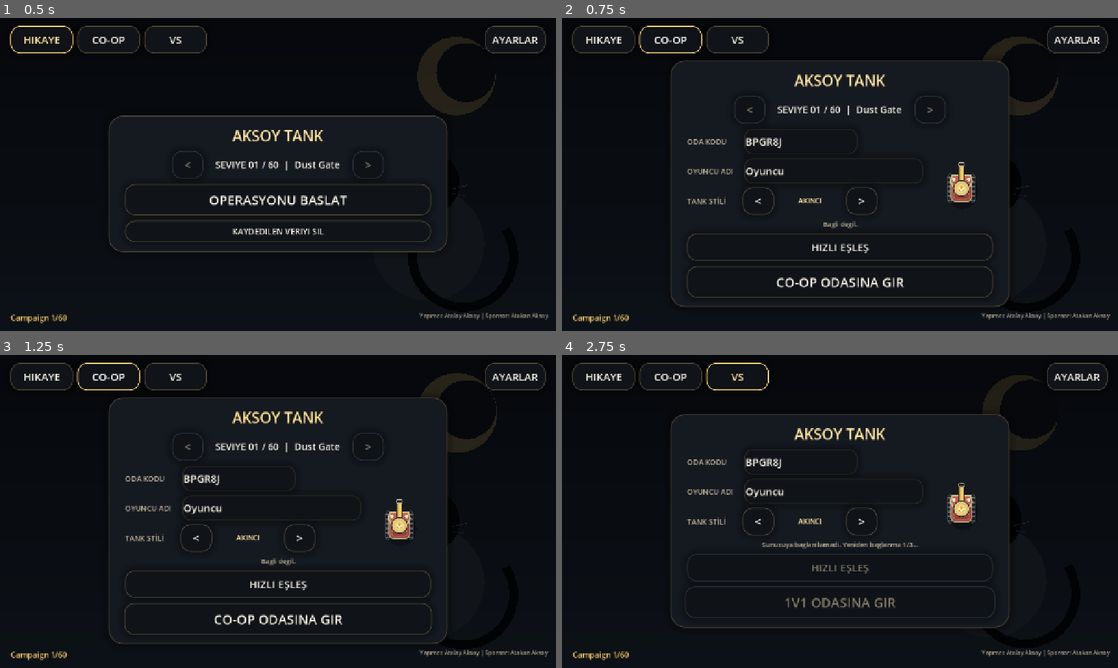
Above: before the commit, frames 1-4 (two rows, left to right).
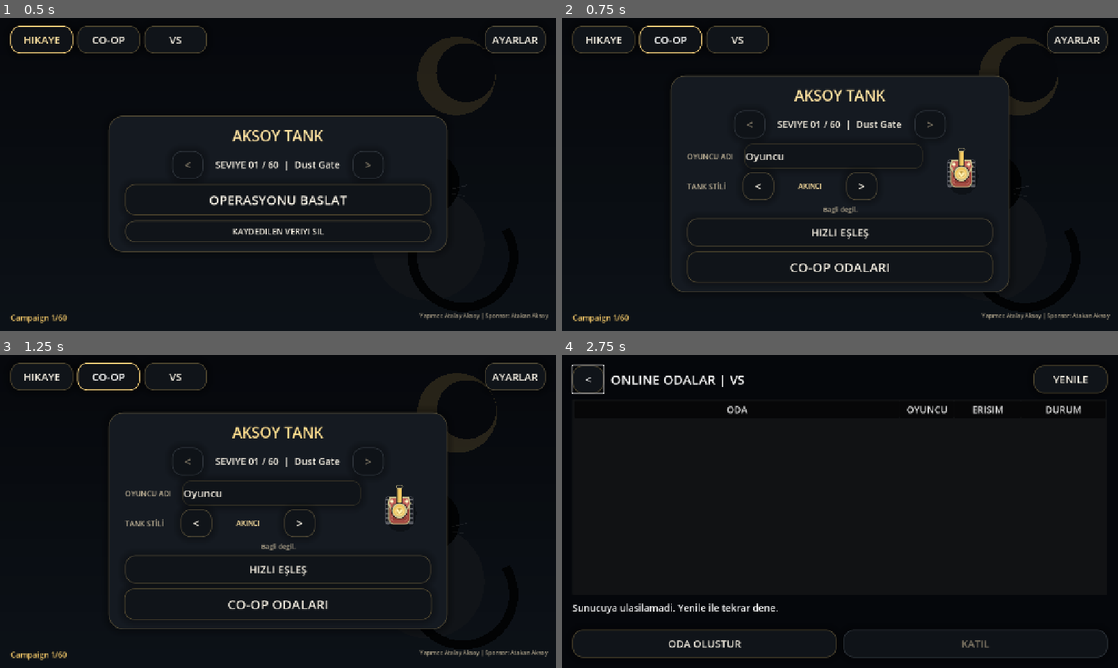
Above: after the commit, the same moments.

Repository: ShaNuva66/Aksoy-Tank
Game: Godot game, scene res://src/scenes/main_menu.tscn
The game is run twice, just before and just after one commit, with the same random seed, the same clock (stepped at 60 frames per second) and the same inputs.
Inputs:
- Up to frame 1 (0.5 s): no input
- Up to frame 2 (0.75 s): click "CO-OP" at 0.5 s
- Up to frame 3 (1.25 s): no input
- Up to frame 4 (2.75 s): click "VS" at 1.25 s; click "1V1 ODASINA GIR" (after the commit: "VS ODALARI") at 2 s

Frame 1 is identical in both runs. In frame 2, 6.1% of the frame differs, in the area x 19-81%, y 13-93%; in frame 3, 6.1%; in frame 4, 7.8%, in the area x 1-99%, y 2-98%.

Commit message:
Release 2.0.6: online room browser and password-protected lobbies

Diff:
--- a/project.godot
+++ b/project.godot
@@ -11,7 +11,7 @@
 [application]
 
 config/name="Aksoy Tank"
-config/version="2.0.5"
+config/version="2.0.6"
 run/main_scene="res://src/scenes/main_menu.tscn"
 config/features=PackedStringArray("4.6")
 config/icon="res://assets/ui/icon.png"
--- a/src/scripts/main_menu.gd
+++ b/src/scripts/main_menu.gd
@@ -53,6 +53,7 @@
 var _settings_close_button: Button
 var _quick_match_button: Button
 var _mode_buttons: Dictionary = {}
+var _room_browser: Control
 
 
 func _ready() -> void:
@@ -60,6 +61,7 @@
 	_install_quick_match_button()
 	_apply_black_cat_theme()
 	_install_mobile_navigation()
+	room_code_edit.get_parent().hide()
 	mode_row.visible = GameSession.is_online_available()
 	server_row.visible = false
 	server_url_edit.editable = false
@@ -454,6 +456,8 @@
 
 
 func _unhandled_input(event: InputEvent) -> void:
+	if is_instance_valid(_room_browser):
+		return
 	if event is InputEventKey and event.pressed and not event.echo:
 		if _settings_overlay.visible:
 			if event.keycode == KEY_ESCAPE:
@@ -483,6 +487,8 @@
 
 
 func _on_start_button_pressed() -> void:
+	if is_instance_valid(_room_browser):
+		return
 	if start_button.disabled:
 		return
 	if GameSession.is_online_mode():
@@ -490,12 +496,8 @@
 			online_status_label.text = "Oyuncu adı en az 3 karakter olmalı."
 			player_name_edit.grab_focus()
 			return
-		if GameSession.get_room_code().length() < 4:
-			online_status_label.text = "Oda kodu en az 4 karakter olmali."
-			return
-		start_button.disabled = true
-		online_status_label.text = "Sunucuya baglaniliyor..."
-		NetSession.connect_to_room(GameSession.get_server_url(), GameSession.get_room_code(), GameSession.get_session_mode())
+		_room_browser = preload("res://src/scripts/room_browser.gd").new()
+		add_child(_room_browser)
 		return
 
 	get_tree().change_scene_to_file("res://src/scenes/prototype_arena.tscn")
@@ -618,9 +620,9 @@
 	previous_mode_button.disabled = not GameSession.is_online_available() or GameSession.get_session_mode() == "solo"
 	next_mode_button.disabled = not GameSession.is_online_available() or GameSession.get_session_mode() == "online_vs"
 	if GameSession.is_online_vs():
-		start_button.text = "1V1 ODASINA GIR"
+		start_button.text = "VS ODALARI"
 	elif GameSession.is_online_coop():
-		start_button.text = "CO-OP ODASINA GIR"
+		start_button.text = "CO-OP ODALARI"
 	else:
 		start_button.text = "OPERASYONU BASLAT"
 	var busy := GameSession.is_online_mode() and NetSession.get_status() in [NetSession.STATUS_CONNECTING, NetSession.STATUS_JOINING, NetSession.STATUS_RECONNECTING]
--- a/src/scripts/net_session.gd
+++ b/src/scripts/net_session.gd
@@ -55,6 +55,7 @@
 var _joined_once := false
 var _matchmaking := false
 var _joined_via_matchmaking := false
+var _room_request: Dictionary = {}
 
 
 func _ready() -> void:
@@ -92,6 +93,7 @@
 			}
 			if not _matchmaking:
 				join_payload["room_code"] = _pending_room_code
+			join_payload.merge(_room_request, true)
 			_send_json(join_payload)
 			if _socket == null:
 				return
@@ -150,6 +152,11 @@
 	_open_socket_connection(false)
 
 
+func connect_browser_room(server_url: String, mode: String, code: String, password: String, room_name: String = "") -> void:
+	connect_to_room(server_url, code, mode)
+	_room_request = {"type": "create_room" if code.is_empty() else "join_room", "password": password, "room_name": room_name}
+
+
 func _open_socket_connection(reconnecting: bool) -> void:
 	_socket = WebSocketPeer.new()
 	_socket.inbound_buffer_size = 262144
@@ -316,6 +323,9 @@
 		_flush_snapshot_notification()
 	match String(message.get("type", "")):
 		"room_joined":
+			if not _room_request.is_empty():
+				_room_request["type"] = "join_room"
+				_room_request["resume_token"] = String(message.get("resume_token", ""))
 			_joined_via_matchmaking = _joined_via_matchmaking or _matchmaking
 			_role = String(message.get("role", "guest"))
 			_local_slot = int(message.get("slot", 1))
@@ -433,6 +443,7 @@
 
 
 func _reset_connection_state() -> void:
+	_room_request.clear()
 	vs_series.clear()
 	_snapshot_notification_pending = false
 	_pending_room_code = ""
--- /dev/null
+++ b/src/scripts/room_browser.gd
@@ -0,0 +1,321 @@
+extends Control
+
+signal closed
+
+const ThemeKit := preload("res://src/scripts/black_cat_theme.gd")
+var rooms: Tree
+var status: Label
+var refresh_button: Button
+var join_button: Button
+var create_button: Button
+var request: HTTPRequest
+var dialog: ConfirmationDialog
+var room_name: LineEdit
+var password: LineEdit
+var password_toggle: CheckButton
+var form_status: Label
+var creating := false
+var selected_code := ""
+var _refresh_seconds := 0.0
+var _previous_quit_on_back := true
+
+
+func _ready() -> void:
+	_previous_quit_on_back = get_tree().quit_on_go_back
+	get_tree().quit_on_go_back = false
+	set_anchors_and_offsets_preset(Control.PRESET_FULL_RECT)
+	mouse_filter = Control.MOUSE_FILTER_STOP
+	var background := ColorRect.new()
+	background.color = ThemeKit.BACKGROUND
+	background.set_anchors_and_offsets_preset(Control.PRESET_FULL_RECT)
+	add_child(background)
+	var margin := MarginContainer.new()
+	add_child(margin)
+	margin.set_anchors_and_offsets_preset(Control.PRESET_FULL_RECT)
+	for edge in ["left", "right", "top", "bottom"]:
+		margin.add_theme_constant_override("margin_" + edge, 24)
+	var layout := VBoxContainer.new()
+	layout.add_theme_constant_override("separation", 14)
+	margin.add_child(layout)
+	var header := HBoxContainer.new()
+	header.add_theme_constant_override("separation", 16)
+	layout.add_child(header)
+	var back := make_button("<", Vector2(72, 64))
+	back.tooltip_text = "Ana menuye don"
+	header.add_child(back)
+	back.pressed.connect(_close)
+	var title := Label.new()
+	title.text = "ONLINE ODALAR | " + ("VS" if GameSession.is_online_vs() else "CO-OP")
+	title.add_theme_font_size_override("font_size", 30)
+	title.size_flags_horizontal = Control.SIZE_EXPAND_FILL
+	header.add_child(title)
+	refresh_button = make_button("YENILE")
+	header.add_child(refresh_button)
+	refresh_button.pressed.connect(refresh)
+	rooms = Tree.new()
+	rooms.columns = 4
+	rooms.column_titles_visible = true
+	rooms.hide_root = true
+	rooms.select_mode = Tree.SELECT_ROW
+	rooms.size_flags_vertical = Control.SIZE_EXPAND_FILL
+	rooms.add_theme_font_size_override("font_size", 24)
+	rooms.add_theme_font_size_override("title_button_font_size", 22)
+	rooms.add_theme_constant_override("v_separation", 18)
+	for index in range(4):
+		rooms.set_column_title(index, ["ODA", "OYUNCU", "ERISIM", "DURUM"][index])
+		rooms.set_column_expand(index, index == 0)
+		rooms.set_column_custom_minimum_width(index, [300, 125, 155, 195][index])
+	layout.add_child(rooms)
+	rooms.item_selected.connect(_update_join)
+	rooms.item_activated.connect(_join_selected)
+	status = Label.new()
+	status.add_theme_font_size_override("font_size", 22)
+	status.autowrap_mode = TextServer.AUTOWRAP_WORD_SMART
+	status.custom_minimum_size.y = 52
+	layout.add_child(status)
+	var actions := HBoxContainer.new()
+	actions.add_theme_constant_override("separation", 16)
+	layout.add_child(actions)
+	create_button = make_button("ODA OLUSTUR")
+	create_button.size_flags_horizontal = Control.SIZE_EXPAND_FILL
+	actions.add_child(create_button)
+	create_button.pressed.connect(_create)
+	join_button = make_button("KATIL")
+	join_button.size_flags_horizontal = Control.SIZE_EXPAND_FILL
+	join_button.disabled = true
+	actions.add_child(join_button)
+	join_button.pressed.connect(_join_selected)
+	request = HTTPRequest.new()
+	request.timeout = 8
+	request.body_size_limit = 131072
+	add_child(request)
+	request.request_completed.connect(_listed)
+	_build_dialog()
+	NetSession.status_changed.connect(_network_status)
+	refresh()
+	back.grab_focus()
+
+
+func make_button(text: String, minimum: Vector2 = Vector2(170, 64)) -> Button:
+	var button := Button.new()
+	button.text = text
+	button.custom_minimum_size = minimum
+	button.add_theme_font_size_override("font_size", 24)
+	ThemeKit.apply_button(button, ThemeKit.ACCENT, ThemeKit.SURFACE)
+	return button
+
+
+func _build_dialog() -> void:
+	dialog = ConfirmationDialog.new()
+	dialog.dialog_hide_on_ok = false
+	dialog.exclusive = true
+	var panel_style := ThemeKit.make_panel_style(ThemeKit.SURFACE_ALT, ThemeKit.ACCENT, 8)
+	panel_style.content_margin_left = 16
+	panel_style.content_margin_right = 16
+	panel_style.content_margin_top = 16
+	panel_style.content_margin_bottom = 16
+	dialog.add_theme_stylebox_override("panel", panel_style)
+	dialog.min_size = Vector2i(620, 370)
+	dialog.ok_button_text = "OLUSTUR"
+	dialog.cancel_button_text = "VAZGEC"
+	add_child(dialog)
+	var form := VBoxContainer.new()
+	form.add_theme_constant_override("separation", 12)
+	dialog.add_child(form)
+	room_name = LineEdit.new()
+	room_name.placeholder_text = "Oda adi"
+	room_name.max_length = 24
+	room_name.custom_minimum_size.y = 58
+	room_name.add_theme_font_size_override("font_size", 24)
+	ThemeKit.apply_line_edit(room_name)
+	form.add_child(room_name)
+	password_toggle = CheckButton.new()
+	password_toggle.text = "Sifreli oda"
+	password_toggle.custom_minimum_size.y = 58
+	password_toggle.add_theme_font_size_override("font_size", 24)
+	form.add_child(password_toggle)
+	password_toggle.toggled.connect(func(on: bool): password.visible = on)
+	password = LineEdit.new()
+	password.placeholder_text = "Oda sifresi"
+	password.secret = true
+	password.max_length = 64
+	password.custom_minimum_size.y = 58
+	password.add_theme_font_size_override("font_size", 24)
+	ThemeKit.apply_line_edit(password)
+	form.add_child(password)
+	password.text_submitted.connect(func(_value: String): _submit())
+	form_status = Label.new()
+	form_status.autowrap_mode = TextServer.AUTOWRAP_WORD_SMART
+	form_status.custom_minimum_size = Vector2(570, 56)
+	form_status.add_theme_font_size_override("font_size", 22)
+	form.add_child(form_status)
+	for button in [dialog.get_ok_button(), dialog.get_cancel_button()]:
+		button.custom_minimum_size = Vector2(220, 64)
+		button.add_theme_font_size_override("font_size", 24)
+		ThemeKit.apply_button(button)
+		var padded := ThemeKit.make_button_style(ThemeKit.SURFACE, ThemeKit.ACCENT, 8)
+		padded.content_margin_top = 16
+		padded.content_margin_bottom = 16
+		padded.content_margin_left = 36
+		padded.content_margin_right = 36
+		button.add_theme_stylebox_override("normal", padded)
+	dialog.confirmed.connect(_submit)
+	dialog.canceled.connect(_cancel_join)
+
+
+func _process(delta: float) -> void:
+	_refresh_seconds += delta
+	if _refresh_seconds >= 8 and not dialog.visible and not _busy():
+		refresh()
+
+
+func refresh() -> void:
+	_refresh_seconds = 0
+	if refresh_button.disabled:
+		return
+	refresh_button.disabled = true
+	join_button.disabled = true
+	status.text = "Odalar yukleniyor..."
+	var url := GameSession.get_server_url().replace("wss://", "https://").replace("ws://", "http://")
+	url = url.get_slice("://", 0) + "://" + url.get_slice("://", 1).get_slice("/", 0) + "/aksoy-tank/rooms"
+	url += "?mode=" + GameSession.get_session_mode().uri_encode() + "&build=" + String(ProjectSettings.get_setting("application/config/version")).uri_encode()
+	if request.request(url) != OK:
+		refresh_button.disabled = false
+		status.text = "Oda listesine ulasilamadi. Yeniden dene."
+
+
+func _listed(result: int, response_code: int, _headers: PackedStringArray, body: PackedByteArray) -> void:
+	refresh_button.disabled = false
+	if result != HTTPRequest.RESULT_SUCCESS or response_code != 200:
+		status.text = "Sunucuya ulasilamadi. Yenile ile tekrar dene."
+		return
+	var payload = JSON.parse_string(body.get_string_from_utf8())
+	if not payload is Dictionary or not payload.get("rooms") is Array:
+		status.text = "Oda listesi gecersiz. Yeniden dene."
+		return
+	var selected := ""
+	if rooms.get_selected():
+		selected = String(rooms.get_selected().get_metadata(0).get("code", ""))
+	rooms.clear()
+	var root := rooms.create_item()
+	for room in payload["rooms"]:
+		if not room is Dictionary or not room.get("code") is String:
+			continue
+		var row := rooms.create_item(root)
+		row.set_text(0, String(room.get("name", "Oda")).substr(0, 24))
+		row.set_text(1, "%d / 2" % int(room.get("players", 0)))
+		row.set_text(2, "Sifreli" if bool(room.get("locked", false)) else "Acik")
+		row.set_text(3, "Macta" if bool(room.get("started", false)) else "Bekliyor")
+		row.set_metadata(0, room)
+		if room["code"] == selected:
+			row.select(0)
+	status.text = "Henuz oda yok." if root.get_child_count() == 0 else "%d oda | %s" % [root.get_child_count(), ProjectSettings.get_setting("application/config/version")]
+	_update_join()
+
+
+func _update_join() -> void:
+	var row := rooms.get_selected()
+	join_button.disabled = row == null or _busy() or refresh_button.disabled
+	if row:
+		var room: Dictionary = row.get_metadata(0)
+		join_button.disabled = join_button.disabled or bool(room.get("started", false)) or int(room.get("players", 2)) >= 2
+
+
+func _create() -> void:
+	if _busy():
+		return
+	creating = true
+	selected_code = ""
+	room_name.show()
+	room_name.text = GameSession.get_player_name() + " Odasi"
+	password_toggle.show()
+	password_toggle.set_pressed_no_signal(false)
+	password.hide()
+	password.text = ""
+	form_status.text = ""
+	dialog.title = "ODA OLUSTUR"
+	dialog.ok_button_text = "OLUSTUR"
+	dialog.get_ok_button().disabled = false
+	dialog.popup_centered()
+	room_name.grab_focus()
+
+
+func _join_selected() -> void:
+	if join_button.disabled:
+		return
+	var room: Dictionary = rooms.get_selected().get_metadata(0)
+	creating = false
+	selected_code = String(room["code"])
+	password.text = ""
+	if not bool(room.get("locked", false)):
+		_connect("")
+		return
+	room_name.hide()
+	password_toggle.hide()
+	password.show()
+	form_status.text = ""
+	dialog.title = String(room.get("name", "ODA"))
+	dialog.ok_button_text = "KATIL"
+	dialog.get_ok_button().disabled = false
+	dialog.popup_centered()
+	password.grab_focus()
+
+
+func _submit() -> void:
+	if _busy():
+		return
+	if creating and room_name.text.strip_edges().length() < 3:
+		form_status.text = "Oda adi en az 3 karakter olmali."
+		return
+	var secret := password.text if not creating or password_toggle.button_pressed else ""
+	if creating and password_toggle.button_pressed and secret.length() < 4:
+		form_status.text = "Sifre en az 4 karakter olmali."
+		return
+	_connect(secret)
+
+
+func _connect(secret: String) -> void:
+	NetSession.connect_browser_room(GameSession.get_server_url(), GameSession.get_session_mode(), selected_code, secret, room_name.text if creating else "")
+
+
+func _busy() -> bool:
+	return NetSession.get_status() in [NetSession.STATUS_CONNECTING, NetSession.STATUS_JOINING, NetSession.STATUS_RECONNECTING]
+
+
+func _network_status(_state: String, message: String) -> void:
+	status.text = message
+	form_status.text = message
+	create_button.disabled = _busy()
+	dialog.get_ok_button().disabled = _busy()
+	_update_join()
+
+
+func _cancel_join() -> void:
+	password.text = ""
+	NetSession.disconnect_session()
+
+
+func _close() -> void:
+	request.cancel_request()
+	NetSession.disconnect_session()
+	closed.emit()
+	queue_free()
+
+
+func _unhandled_input(event: InputEvent) -> void:
+	if event.is_action_pressed("ui_cancel") and not dialog.visible:
+		get_viewport().set_input_as_handled()
+		_close()
+
+
+func _notification(what: int) -> void:
+	if what == NOTIFICATION_WM_GO_BACK_REQUEST and is_node_ready():
+		if dialog.visible:
+			dialog.hide()
+			_cancel_join()
+		else:
+			_close()
+
+
+func _exit_tree() -> void:
+	get_tree().quit_on_go_back = _previous_quit_on_back
--- a/tools/network_client_integration.gd
+++ b/tools/network_client_integration.gd
@@ -8,12 +8,18 @@
 var failed := false
 var remote_shots := 0
 var room_code := "INTEG42"
+var browser_mode := false
+var directory_server := ""
 
 
 func _init() -> void:
 	for arg in OS.get_cmdline_user_args():
 		if arg == "--leader":
 			leader = true
+		elif arg == "--browser":
+			browser_mode = true
+		elif arg.begins_with("--directory-server="):
+			directory_server = arg.trim_prefix("--directory-server=")
 		elif arg.begins_with("--mode="):
 			mode = arg.trim_prefix("--mode=")
 		elif arg.begins_with("--server="):
@@ -32,7 +38,36 @@
 	net.room_joined.connect(func(room, role, slot):
 		rejoined = true
 		print("JOIN: ", room, " ", role, " ", slot, " at=", Time.get_unix_time_from_system()))
-	net.connect_to_room(server, room_code, mode)
+	if browser_mode:
+		if leader:
+			net.connect_browser_room(server, mode, "", "integration-password", room_code)
+		else:
+			var http := HTTPRequest.new()
+			http.timeout = 5
+			root.add_child(http)
+			var url := directory_server.replace("wss://", "https://").replace("ws://", "http://")
+			url = url.get_slice("://", 0) + "://" + url.get_slice("://", 1).get_slice("/", 0) + "/aksoy-tank/rooms?mode=" + mode + "&build=" + String(ProjectSettings.get_setting("application/config/version"))
+			var code := ""
+			for attempt in range(12):
+				if http.request(url) != OK:
+					break
+				var result: Array = await http.request_completed
+				var listing = JSON.parse_string(PackedByteArray(result[3]).get_string_from_utf8())
+				if listing is Dictionary:
+					for room in listing.get("rooms", []):
+						if room.get("name", "") == room_code:
+							code = String(room.get("code", ""))
+				if not code.is_empty():
+					break
+				await create_timer(0.25).timeout
+			http.queue_free()
+			if code.is_empty():
+				push_error("Created room was not listed")
+				quit(1)
+				return
+			net.connect_browser_room(server, mode, code, "integration-password")
+	else:
+		net.connect_to_room(server, room_code, mode)
 	var deadline := Time.get_ticks_msec() + 15000
 	while not net.is_peer_connected() and Time.get_ticks_msec() < deadline:
 		await process_frame
--- /dev/null
+++ b/tools/room_browser_test.gd
@@ -0,0 +1,79 @@
+extends SceneTree
+
+var failed := false
+
+
+func _init() -> void:
+	call_deferred("run")
+
+
+func run() -> void:
+	root.gui_embed_subwindows = true
+	var session = root.get_node("GameSession")
+	var old_mode: String = session.session_mode
+	session.session_mode = "online_vs"
+	var menu = load("res://src/scenes/main_menu.tscn").instantiate()
+	root.add_child(menu)
+	current_scene = menu
+	await create_timer(0.5).timeout
+	menu.start_button.pressed.emit()
+	var browser = menu._room_browser
+	check(is_instance_valid(browser), "Online button did not open room browser")
+	browser.request.cancel_request()
+	browser._listed(HTTPRequest.RESULT_SUCCESS, 200, PackedStringArray(), JSON.stringify({"rooms": [
+		{"code": "TEST1234", "name": "Atalay Odasi", "players": 1, "locked": true, "started": false},
+		{"code": "TEST5678", "name": "Herkese Acik Arena", "players": 1, "locked": false, "started": false},
+		{"code": "TEST9999", "name": "Uzun Bir Oda Adi Denemesi", "players": 2, "locked": true, "started": true}
+	]}).to_utf8_buffer())
+	await process_frame
+	check(browser.rooms.get_root().get_child_count() == 3, "Room rows are missing")
+	browser.rooms.get_root().get_child(2).select(0)
+	browser._update_join()
+	check(browser.join_button.disabled, "A started room can be joined")
+	browser.rooms.get_root().get_child(0).select(0)
+	browser._update_join()
+	check(not browser.join_button.disabled, "Waiting room is not joinable")
+	await capture("browser-list")
+	browser.join_button.pressed.emit()
+	check(browser.dialog.visible and browser.password.secret, "Protected room did not prompt for a masked password")
+	root.get_node("NetSession")._fail_connection("Oda sifresi yanlis.")
+	check(browser.dialog.visible and not browser.dialog.get_ok_button().disabled, "Wrong password closed the form or blocked retry")
+	await capture("browser-password")
+	browser.dialog.hide()
+	browser.create_button.pressed.emit()
+	browser.room_name.text = "a"
+	browser._submit()
+	check(browser.form_status.text.contains("3 karakter"), "Invalid room name was accepted")
+	browser.room_name.text = "Test Odasi"
+	browser.password_toggle.button_pressed = true
+	browser.password.text = "ab"
+	browser._submit()
+	check(browser.form_status.text.contains("4 karakter"), "Short room password was accepted")
+	browser.password.text = "test-secret"
+	await capture("browser-create")
+	browser.dialog.hide()
+	browser._listed(HTTPRequest.RESULT_CANT_CONNECT, 0, PackedStringArray(), PackedByteArray())
+	check(browser.status.text.contains("ulasilamadi"), "Network failure is not visible")
+	browser._listed(HTTPRequest.RESULT_SUCCESS, 200, PackedStringArray(), '{"rooms":[]}'.to_utf8_buffer())
+	check(browser.status.text == "Henuz oda yok." and browser.join_button.disabled, "Empty state is incorrect")
+	browser._notification(Node.NOTIFICATION_WM_GO_BACK_REQUEST)
+	await process_frame
+	check(not is_instance_valid(menu._room_browser), "Browser did not close")
+	menu.queue_free()
+	await process_frame
+	session.session_mode = old_mode
+	print("ROOM_BROWSER: ", "FAIL" if failed else "PASS")
+	quit(1 if failed else 0)
+
+
+func check(ok: bool, message: String) -> void:
+	if not ok:
+		failed = true
+		push_error(message)
+
+
+func capture(label: String) -> void:
+	await create_timer(0.2).timeout
+	if DisplayServer.get_name() != "headless":
+		await RenderingServer.frame_post_draw
+		root.get_texture().get_image().save_png("user://%s-%d.png" % [label, root.size.x])
--- a/tools/ws_probe.gd
+++ b/tools/ws_probe.gd
@@ -45,11 +45,11 @@
 
 		if peer.get_ready_state() == WebSocketPeer.STATE_OPEN and not _sent_join[index]:
 			if index >= 4:
-				peer.send_text(JSON.stringify({"type": "matchmake", "mode": "online_coop", "build": "2.0.5", "profile": {"name": "AutoProbe", "style_id": "akinci"}}))
+				peer.send_text(JSON.stringify({"type": "matchmake", "mode": "online_coop", "build": "2.0.6", "profile": {"name": "AutoProbe", "style_id": "akinci"}}))
 			else:
 				var room_code := "GODOT1" if index < 2 else "MODE1"
 				var room_mode := "online_coop" if index == 3 else "online_vs"
-				peer.send_text(JSON.stringify({"type": "join", "room_code": room_code, "mode": room_mode, "build": "2.0.5", "profile": {"name": "Probe", "style_id": "akinci"}}))
+				peer.send_text(JSON.stringify({"type": "join", "room_code": room_code, "mode": room_mode, "build": "2.0.6", "profile": {"name": "Probe", "style_id": "akinci"}}))
 			_sent_join[index] = true
 
 		while peer.get_available_packet_count() > 0:
Binary file changed: assets/store/listing/screenshots/01-dust-gate.png
Binary file changed: assets/store/listing/screenshots/02-bastion-ring.png
Binary file changed: assets/store/listing/screenshots/03-echo-yard.png
Binary file changed: assets/store/listing/screenshots/04-final-bastion.png
Not shown, changed: docs/release-notes-en-US.txt
Not shown, changed: docs/release-notes-tr-TR.txt
Not shown, changed: export_presets.cfg
Not shown, changed: online-relay/docker-compose.prod.yml
Not shown, added: src/scripts/room_browser.gd.uid
Not shown, added: tools/room_browser_test.gd.uid
Not shown, changed: docs/android-release.md
Not shown, changed: docs/play-store-guncelleme-notlari.md
(and 6 more such lines)
